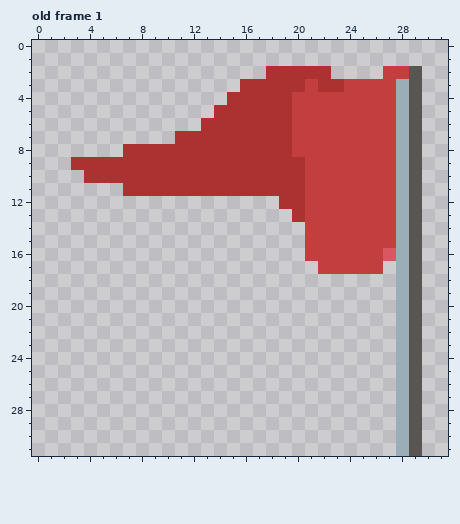
Pixel-art file: Assets/Art/flag.aseprite. The first picture shows the starting point.
32x32 pixels, 1 frame. Shown: old frame 1. The commit also changed other frames, which this record leaves out.
And afterwards:
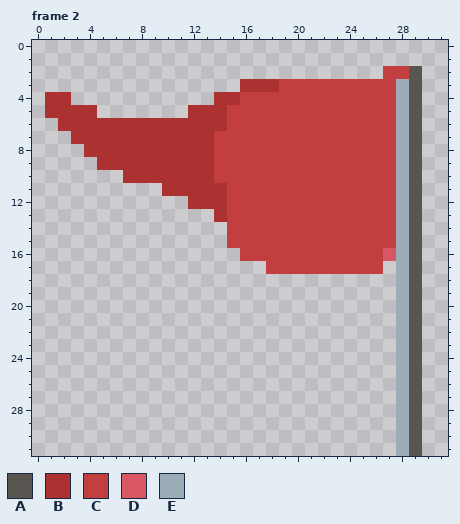
Palette (. is transparent): A #595652  B #ac3232  C #c33e3e  D #d95763  E #9badb7
A new or re-ordered frame is compared with the old frame closest to it.
From old to new:
frames 1 -> 4
--- frame 2 is new; against old frame 1
@@ x 0..31 @@
  1 ................................
- 2 ..................BBBBB....CCA..
- 3 ................BBBBBCBBCCCCEA..
- 4 ...............BBBBBCCCCCCCCEA..
- 5 ..............BBBBBBCCCCCCCCEA..
- 6 .............BBBBBBBCCCCCCCCEA..
- 7 ...........BBBBBBBBBCCCCCCCCEA..
- 8 .......BBBBBBBBBBBBBCCCCCCCCEA..
- 9 ...BBBBBBBBBBBBBBBBBBCCCCCCCEA..
-10 ....BBBBBBBBBBBBBBBBBCCCCCCCEA..
-11 .......BBBBBBBBBBBBBBCCCCCCCEA..
-12 ...................BBCCCCCCCEA..
-13 ....................BCCCCCCCEA..
-14 .....................CCCCCCCEA..
-15 .....................CCCCCCCEA..
-16 .....................CCCCCCDEA..
-17 ......................CCCCC.EA..
+ 2 ...........................CCA..
+ 3 ................BBBCCCCCCCCCEA..
+ 4 .BB...........BBCCCCCCCCCCCCEA..
+ 5 .BBBB.......BBBCCCCCCCCCCCCCEA..
+ 6 ..BBBBBBBBBBBBBCCCCCCCCCCCCCEA..
+ 7 ...BBBBBBBBBBBCCCCCCCCCCCCCCEA..
+ 8 ....BBBBBBBBBBCCCCCCCCCCCCCCEA..
+ 9 .....BBBBBBBBBCCCCCCCCCCCCCCEA..
+10 .......BBBBBBBCCCCCCCCCCCCCCEA..
+11 ..........BBBBBCCCCCCCCCCCCCEA..
+12 ............BBBCCCCCCCCCCCCCEA..
+13 ..............BCCCCCCCCCCCCCEA..
+14 ...............CCCCCCCCCCCCCEA..
+15 ...............CCCCCCCCCCCCCEA..
+16 ................CCCCCCCCCCCDEA..
+17 ..................CCCCCCCCC.EA..
 18 ............................EA..
Pixel boxes of the changes (left, top, right, bottom) in both pictures:
changed: (45, 66, 344, 274)
